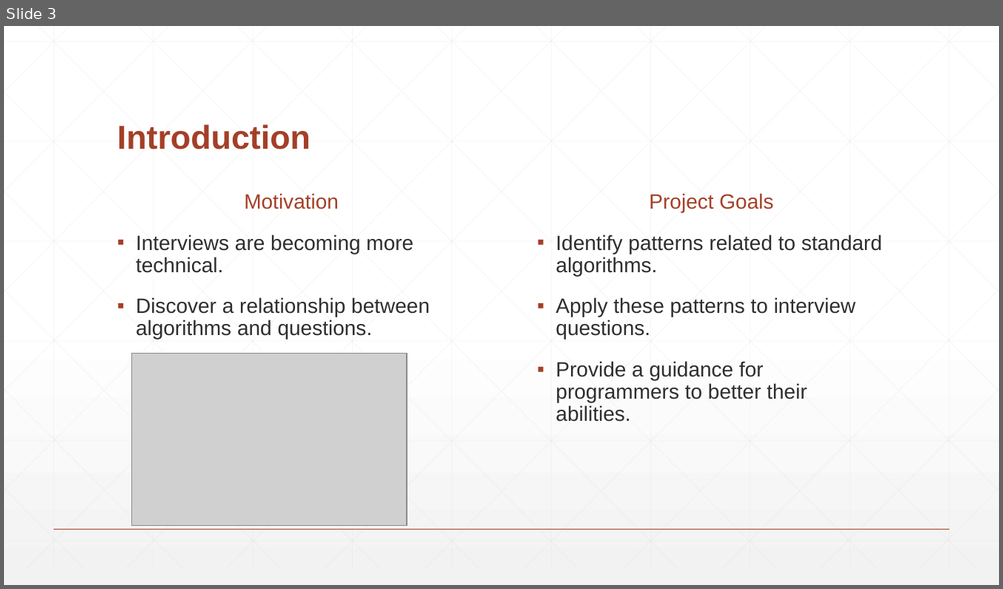
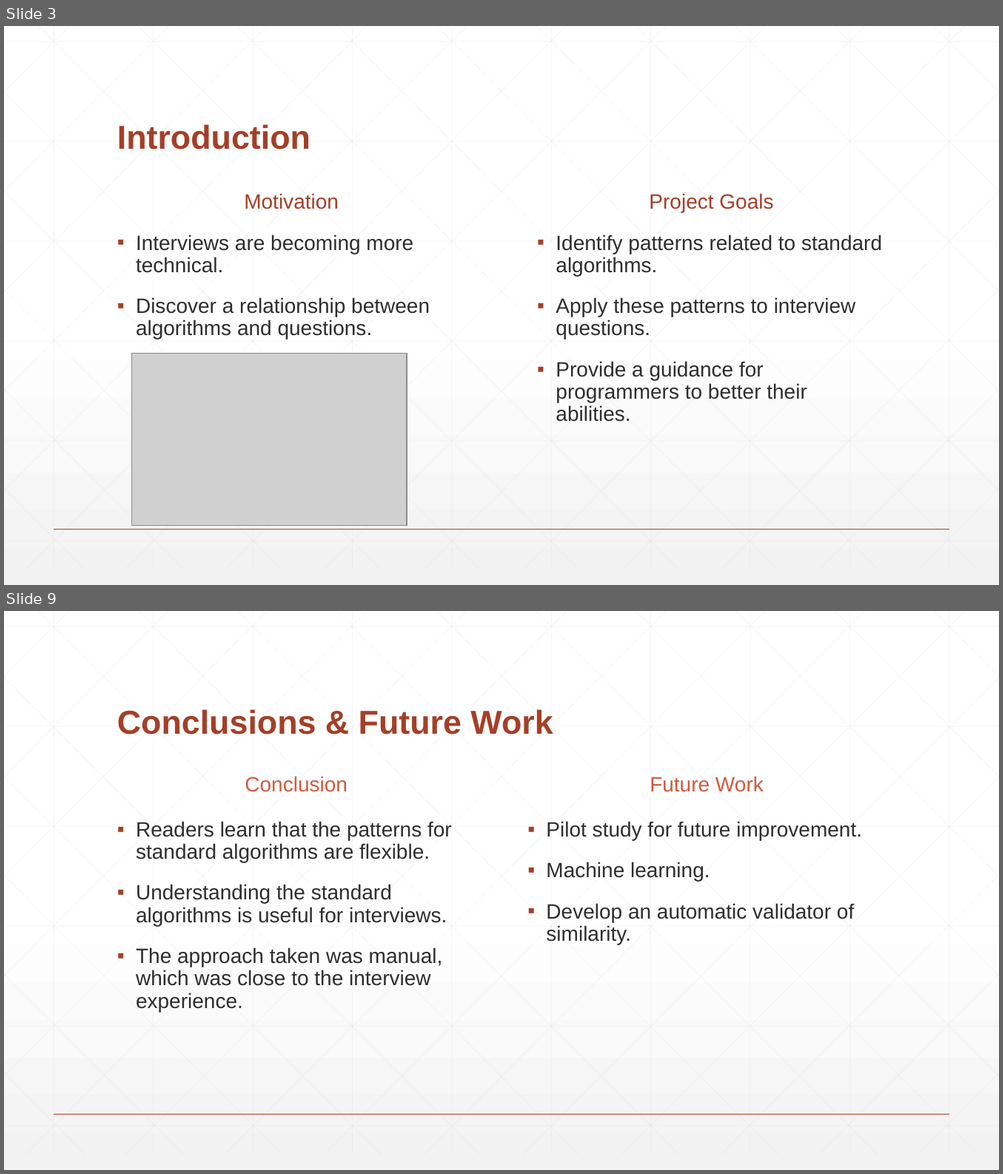
Before and after one commit to Demostroyer/interview-project, a slide deck: presentation/New Thesis Presentation.pptx. Shown one above the other, each under a label of ours: slide 3 before the commit, slides 3 and 9 after it; the slides between them are not shown. The pictures are 1003x589 and 1003x1174 pixels, drawn with LibreOffice and Linux fonts; fonts in the diff are those of the drawing; grey boxes stand for pictures. Boxes give left, top, right and bottom in pixels: in the first picture for what was removed or moved away, otherwise in the second. Text is boxed around its words. In the diff, an @@ line names an element or a change of style, - is before the commit and + after.

Commit message:
Added in text and photos to some slides

```diff
--- a/presentation/New Thesis Presentation.pptx
+++ b/presentation/New Thesis Presentation.pptx
@@ slide 9 added at (4, 611, 999, 1170), background gradient #FFFFFF to #F2F2F2; not listed: 47 template elements that a slide beside it also shows @@
@@ title added at (117, 709, 552, 735), 32 pt, text #A43F27, bold @@
+Conclusions & Future Work
@@ text added at (244, 776, 347, 792), 20 pt, text #D15A3E @@
+Conclusion
@@ text added at (649, 776, 763, 792), 20 pt, text #D15A3E @@
+Future Work
@@ text added at (136, 821, 452, 1012), 20 pt, text #2D2E2D @@
+▪ Readers learn that the patterns for standard algorithms are flexible.
+▪ Understanding the standard algorithms is useful for interviews.
+▪ The approach taken was manual, which was close to the interview experience.
@@ text added at (546, 821, 862, 945), 20 pt, text #2D2E2D @@
+▪ Pilot study for future improvement.
+▪ Machine learning.
+▪ Develop an automatic validator of similarity.
```
Also in this commit, not shown: 5 slides changed, 3 other slides added, 5 slides removed.
